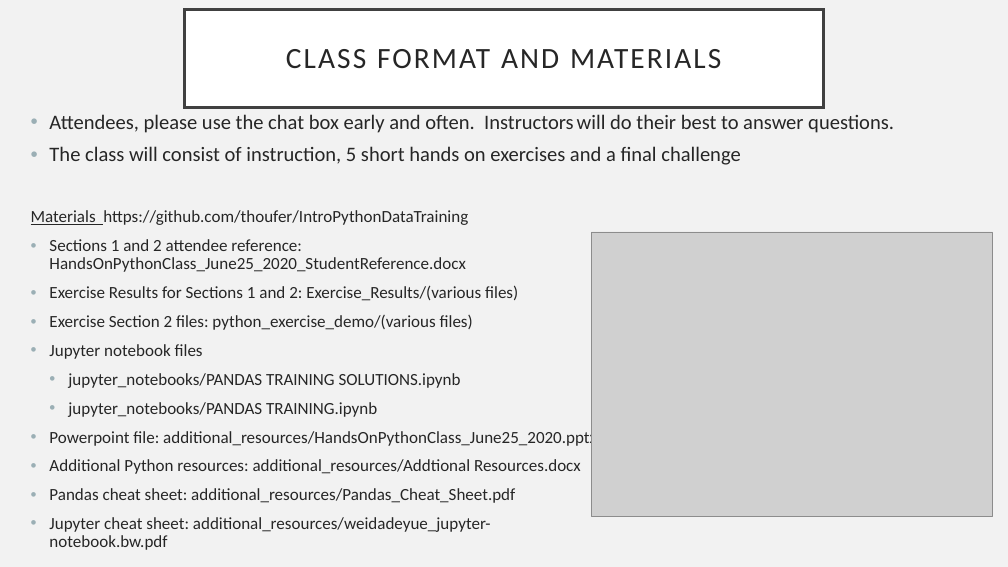
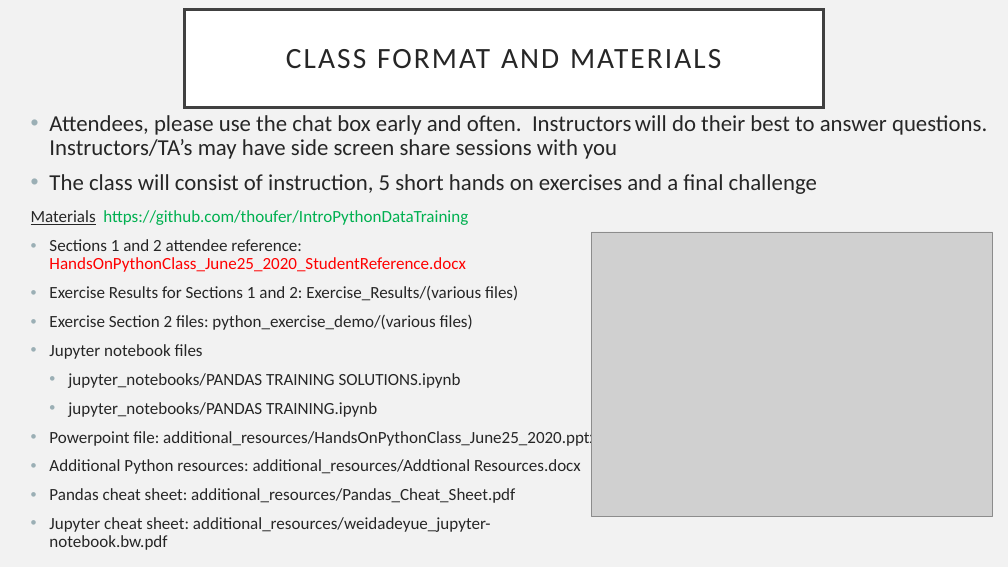
Before and after one commit to thoufer/IntroPythonDataTraining, a slide deck: slide 2 of additional_resources/HandsOnPythonClass_June25_2020.pptx. Drawn at 1008x567 pixels with LibreOffice and Linux fonts; fonts in the diff are those of the drawing; grey boxes stand for pictures. Boxes give left, top, right and bottom in pixels: in the first picture for what was removed or moved away, otherwise in the second. Text is boxed around its words. In the diff, an @@ line names an element or a change of style, - is before the commit and + after.

```diff
--- a/additional_resources/HandsOnPythonClass_June25_2020.pptx
+++ b/additional_resources/HandsOnPythonClass_June25_2020.pptx
@@ text at box(49, 115, 987, 159): text changed; size 19.6 to 21.7 pt @@
-  • Attendees, please use the chat box early and often. Instructors will do their best to answer questions.
+  • Attendees, please use the chat box early and often. Instructors will do their best to answer questions. Instructors/TA’s may have side screen share sessions with you
@@ text at box(49, 174, 817, 194): size 19.6 to 21.7 pt in "The class will consist of instruction, 5 ..." @@
@@ text at box(31, 210, 468, 272): text colour #262626 to #00B050 in "https://github.com/thoufer/IntroPythonDataTraining"; text colour #262626 to #FF0000 in "HandsOnPythonClass_June25_2020_StudentReference.docx" @@
```
Also in this commit, not shown: 15 other slides changed.
